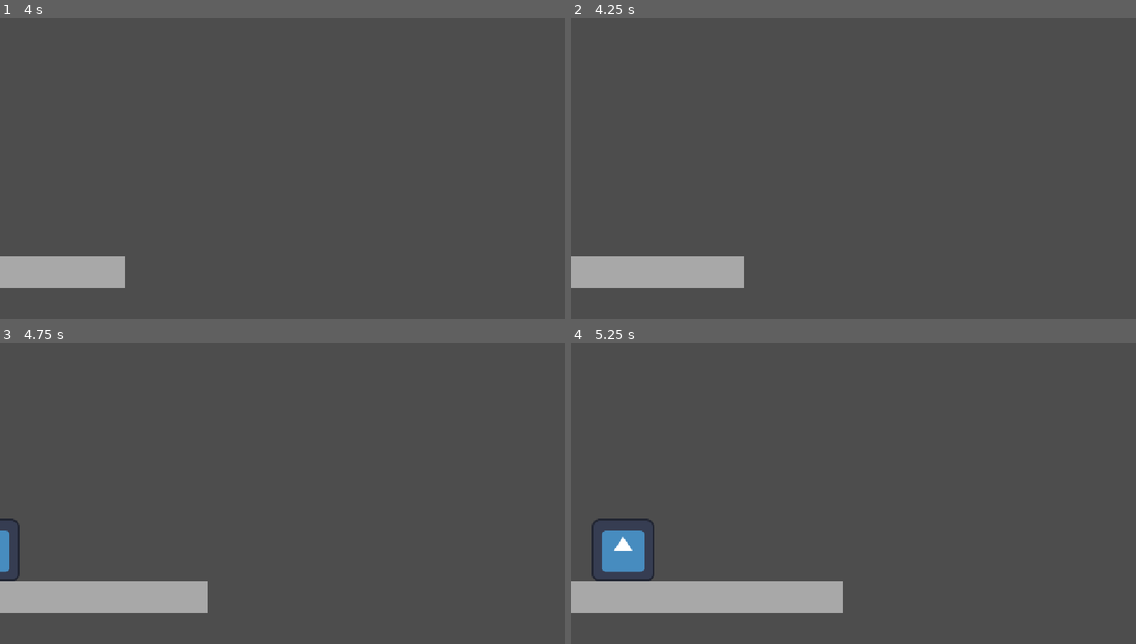
Above: before the commit, frames 1-4 (two rows, left to right).
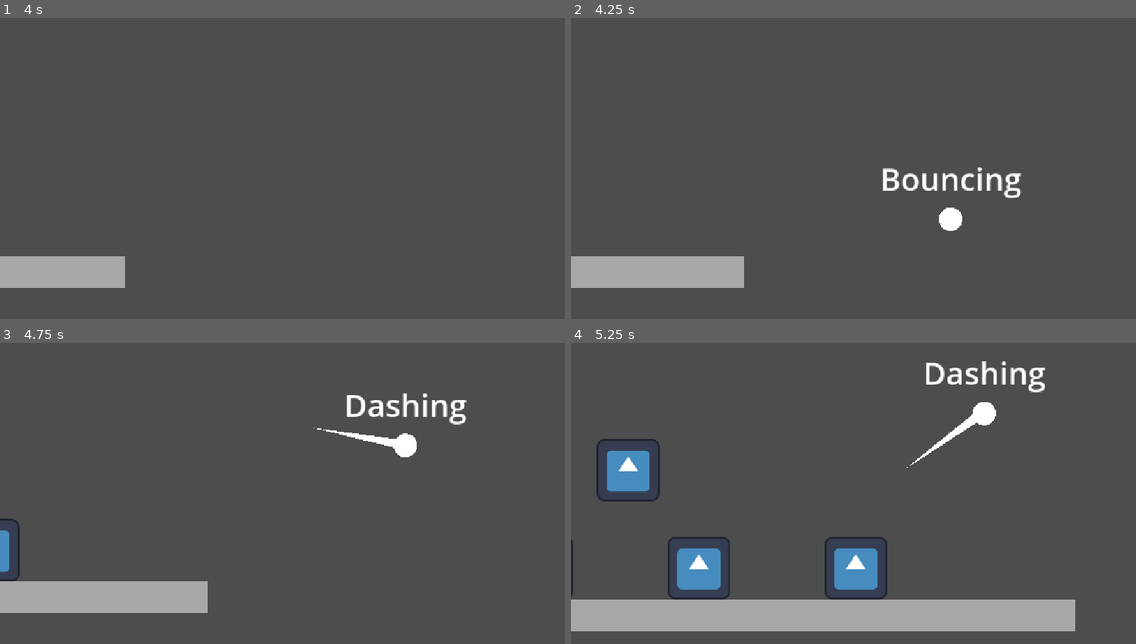
Above: after the commit, the same moments.

Repository: cookie1170/juice-test
Game: Godot game, scene res://levels/main.tscn
Same seed, same stepped clock (60 frames per second), same inputs: the game is played once before the commit and once after it. The engine's default icon, where the game draws it, is replaced by a stand-in: a white triangle on a blue panel in a dark square.
Inputs (mouse positions are in pixels of both pictures, inside the frame that each line leads up to):
- Up to frame 1 (4 s): tap Enter (ui_accept) at 0.5, 0.77, 3.77 s; move the mouse to (406, 144) at 0.52 s; hold D (right) 0.53-1.25 s; right-click (406, 144) at 0.6 s; click (406, 144) at 0.67 s; drag from (169, 177) to (186, 84) at 1.27 s; move the mouse to (339, 90) at 2.02 s; press the mouse at (339, 90) at 2.03 s; hold D (right) 2.03-2.75 s; release the mouse at (339, 90) at 2.75 s; drag from (254, 222) to (152, 81) at 2.77 s; move the mouse to (452, 207) at 3.52 s; hold A (left) from 3.53 s (still down); hold Q from 3.53 s (still down)
- Up to frame 2 (4.25 s): keep holding A (left); keep holding Q
- Up to frame 3 (4.75 s): release A (left) at 4.25 s; release Q at 4.25 s; drag from (113, 436) to (197, 406) at 4.27 s
- Up to frame 4 (5.25 s): move the mouse to (881, 484) at 5.02 s; hold Down (ui_down) from 5.03 s (still down); tap U at 5.1 s; click (881, 484) at 5.17 s

Frame 1 is identical in both runs. In frame 2, 1.1% of the frame differs, in the area x 55-80%, y 49-71%; in frame 3, 1.2%; in frame 4, 16%, in the area x 0-90%, y 6-96%.

Commit message:
now you can't just fall off into the void (i hope you can't at least)

Diff:
--- /dev/null
+++ b/levels/bottom_boundary.gd
@@ -0,0 +1,11 @@
+extends Area2D
+
+
+func _ready() -> void:
+	body_entered.connect(_body_entered)
+
+
+func _body_entered(body: PhysicsBody2D) -> void:
+	if body is Player:
+		body.state_machine.change_state(body.bouncing_state)
+		body.velocity.y = -1600
--- a/levels/main.tscn
+++ b/levels/main.tscn
@@ -6,6 +6,7 @@
 [ext_resource type="Script" uid="uid://dvq8lfxsyc554" path="res://addons/phantom_camera/scripts/resources/tween_resource.gd" id="4_6et1j"]
 [ext_resource type="PackedScene" uid="uid://517hm5oeryf5" path="res://enemies/basic_enemy/basic_enemy.tscn" id="5_ifaiv"]
 [ext_resource type="Texture2D" uid="uid://36d1vc5qw3wa" path="res://icon.svg" id="6_5k4jt"]
+[ext_resource type="Script" uid="uid://t4jiyx57far2" path="res://levels/bottom_boundary.gd" id="7_qy63d"]
 
 [sub_resource type="RectangleShape2D" id="RectangleShape2D_7dm0k"]
 size = Vector2(3200, 64)
@@ -15,6 +16,8 @@
 duration = 1.0
 transition = 0
 ease = 2
+
+[sub_resource type="WorldBoundaryShape2D" id="WorldBoundaryShape2D_6et1j"]
 
 [node name="Main" type="Node2D"]
 
@@ -97,3 +100,10 @@
 [node name="Icon7" type="Sprite2D" parent="."]
 position = Vector2(-1632, -280)
 texture = ExtResource("6_5k4jt")
+
+[node name="BottomBoundary" type="Area2D" parent="."]
+position = Vector2(0, 256)
+script = ExtResource("7_qy63d")
+
+[node name="Collider" type="CollisionShape2D" parent="BottomBoundary"]
+shape = SubResource("WorldBoundaryShape2D_6et1j")
Not shown, added: levels/bottom_boundary.gd.uid
Not shown: 1 places in levels/main.tscn that only renumber resources
